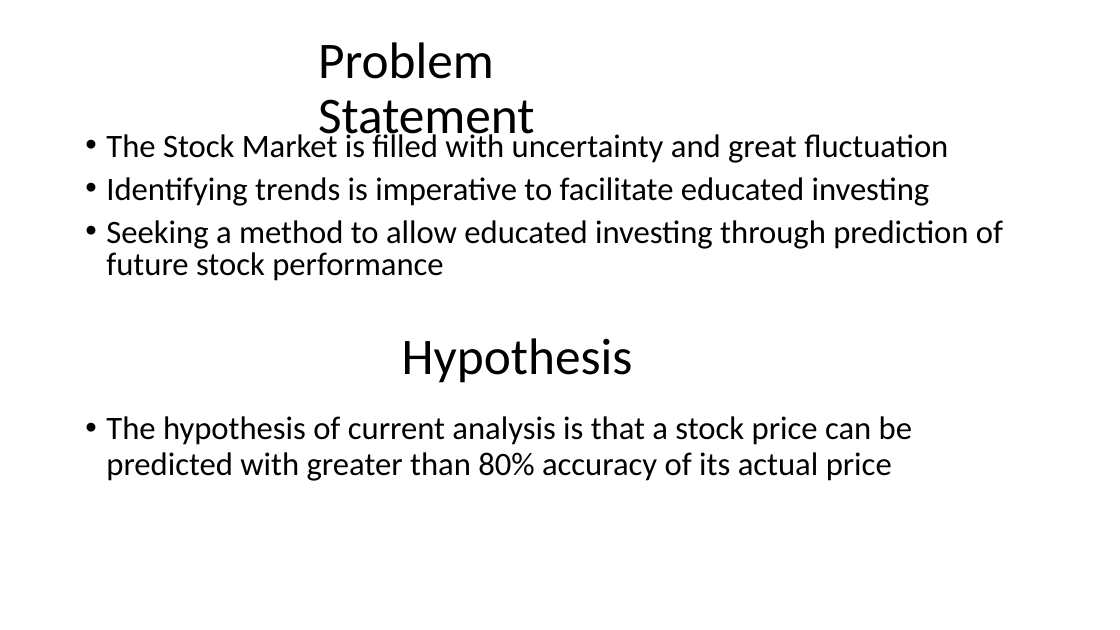
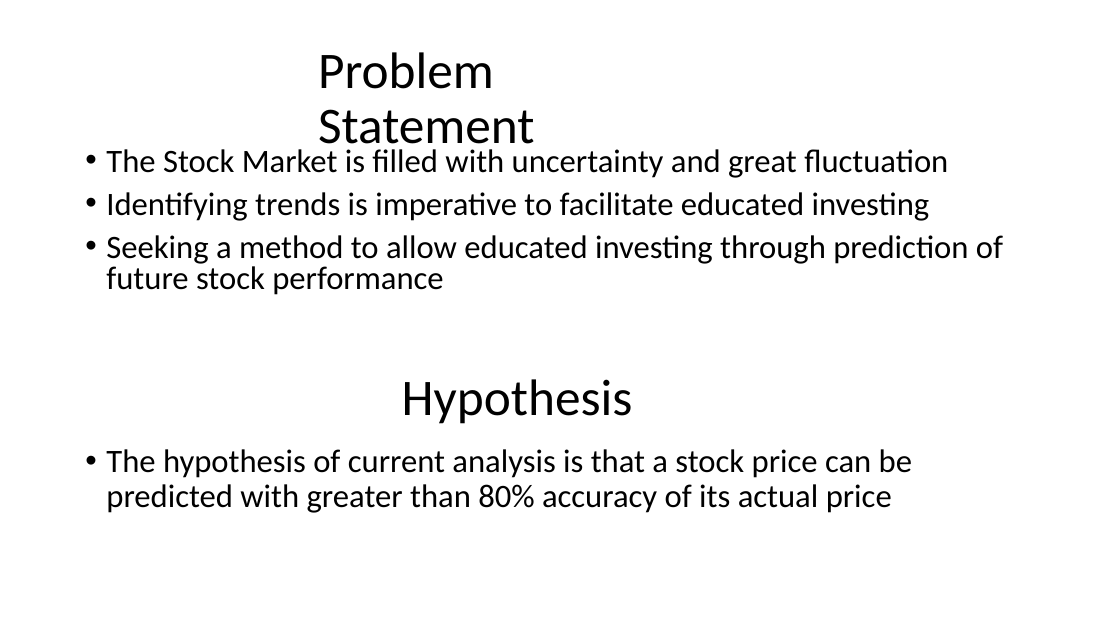
Before and after one commit to frymanation/D214-Capstone, a slide deck: slide 3 of Task 3/Jon Fryman - D214 - Task 3.pptx. Drawn at 1120x630 pixels with LibreOffice and Linux fonts; fonts in the diff are those of the drawing. Boxes give left, top, right and bottom in pixels: in the first picture for what was removed or moved away, otherwise in the second. Text is boxed around its words. In the diff, an @@ line names an element or a change of style, - is before the commit and + after.

Commit message:
final copies of report and powerpoint
final copies of report and powerpoint

```diff
--- a/Task 3/Jon Fryman - D214 - Task 3.pptx
+++ b/Task 3/Jon Fryman - D214 - Task 3.pptx
@@ title "Problem Statement": place and size @@
-title "Problem Statement" at [318, 42, 535, 146]
+title "Problem Statement" at [318, 52, 535, 156]
@@ text "The Stock Market is filled ..." rewrapped from [106, 131, 1003, 281] to [106, 149, 1003, 295] @@
@@ text "Hypothesis": place and size @@
-text "Hypothesis" at [402, 338, 633, 383]
+text "Hypothesis" at [402, 379, 633, 424]
@@ text "The hypothesis of current analysis ...": place and size @@
-text "The hypothesis of current analysis ..." at [106, 416, 912, 481]
+text "The hypothesis of current analysis ..." at [106, 449, 912, 513]
```
Also in this commit, not shown: 1 other file.
